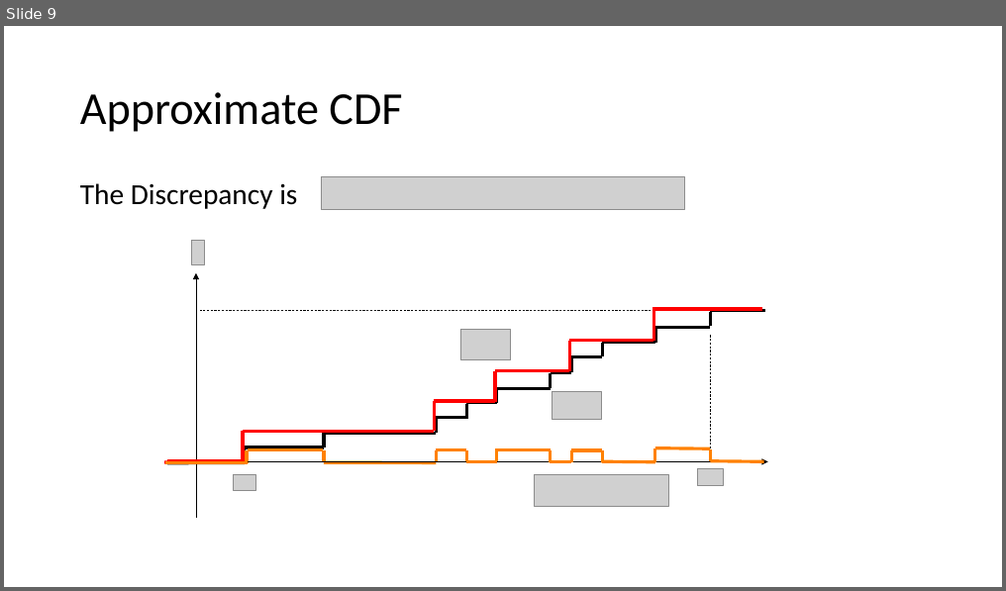
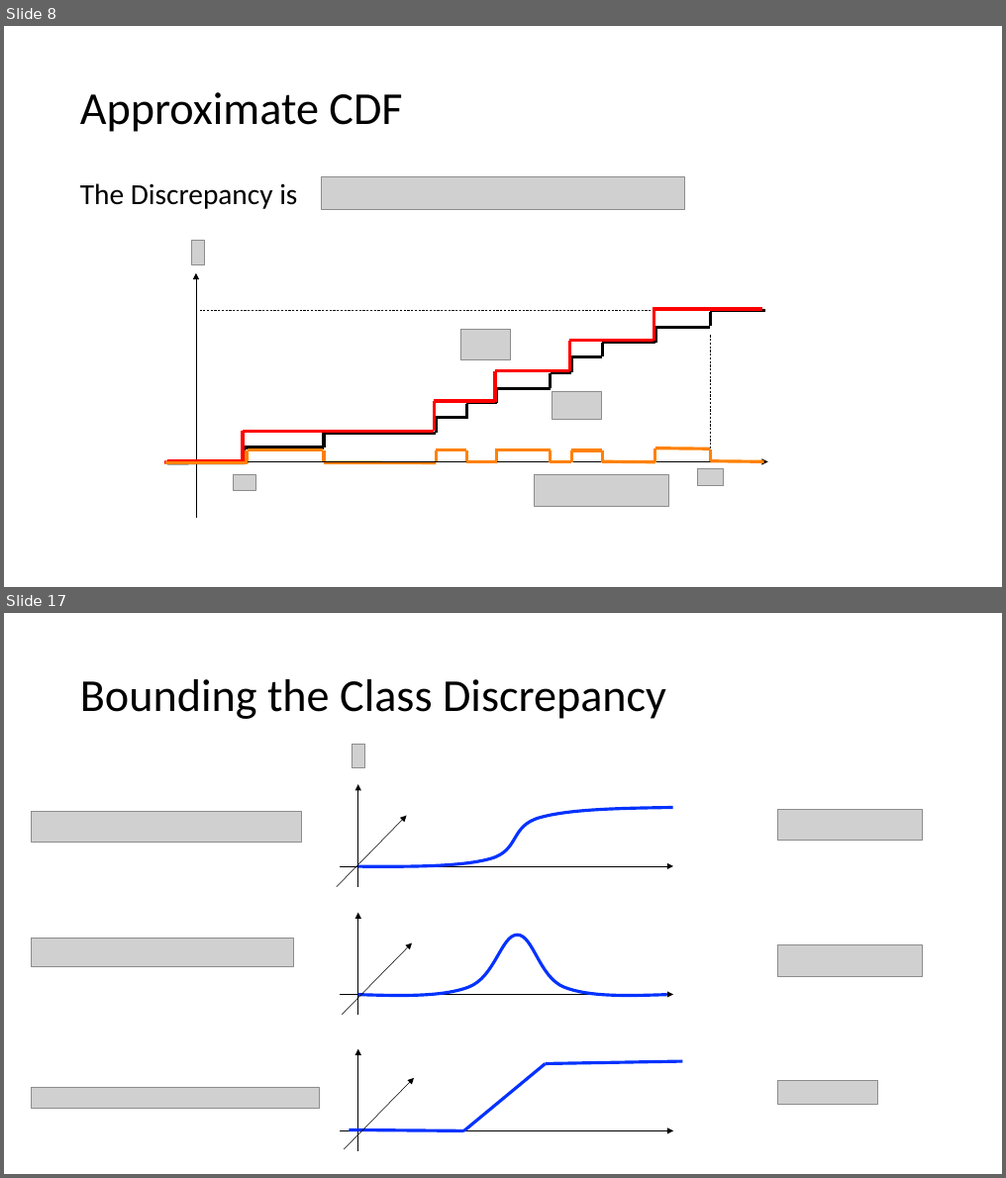
Before and after one commit to zkarnin/density_sketch, a slide deck: presentation.pptx. Shown one above the other, each under a label of ours: slide 9 before the commit, slides 8 and 17 after it; the slides between them are not shown. The pictures are 1006x591 and 1006x1178 pixels, drawn with LibreOffice and Linux fonts; fonts in the diff are those of the drawing; grey boxes stand for pictures; background and template pictures are left out. Boxes give left, top, right and bottom in pixels: in the first picture for what was removed or moved away, otherwise in the second. Text is boxed around its words. In the diff, an @@ line names an element or a change of style, - is before the commit and + after.

```diff
--- a/presentation.pptx
+++ b/presentation.pptx
@@ slide 17 added at bbox=[4, 613, 1002, 1174], background #FFFFFF @@
@@ title added at bbox=[80, 679, 666, 719], 44 pt, text #000000 @@
+Bounding the Class Discrepancy
@@ picture added at bbox=[351, 744, 364, 768] @@
@@ arrow added from (358, 887) to (358, 784), #000000 0.5 pt @@
@@ picture added at bbox=[31, 811, 301, 843] @@
@@ arrow added from (337, 887) to (407, 816), #000000 0.5 pt @@
@@ freeform shape added at bbox=[358, 808, 672, 866], outline #0432FF 3 pt @@
@@ picture added at bbox=[778, 809, 923, 841] @@
@@ arrow added from (341, 866) to (673, 866), #000000 0.5 pt @@
@@ picture added at bbox=[31, 938, 293, 967] @@
@@ arrow added from (358, 1015) to (358, 912), #000000 0.5 pt @@
@@ freeform shape added at bbox=[358, 935, 666, 995], outline #0432FF 3 pt @@
@@ arrow added from (342, 1015) to (412, 943), #000000 0.5 pt @@
@@ picture added at bbox=[778, 946, 923, 977] @@
@@ arrow added from (341, 995) to (673, 995), #000000 0.5 pt @@
@@ arrow added from (358, 1152) to (358, 1050), #000000 0.5 pt @@
@@ picture added at bbox=[31, 1087, 319, 1109] @@
@@ arrow added from (344, 1150) to (414, 1078), #000000 0.5 pt @@
@@ line added from (546, 1063) to (464, 1131), #0432FF 3 pt @@
@@ line added from (546, 1063) to (682, 1061), #0432FF 3 pt @@
@@ picture added at bbox=[778, 1081, 877, 1105] @@
@@ arrow added from (341, 1131) to (673, 1131), #000000 0.5 pt @@
@@ line added from (350, 1131) to (464, 1131), #0432FF 3 pt @@
@@ what was slide 9 is now slide 8 @@
```
Also in this commit, not shown: 2 slides changed, 8 other slides added, 2 slides removed.
